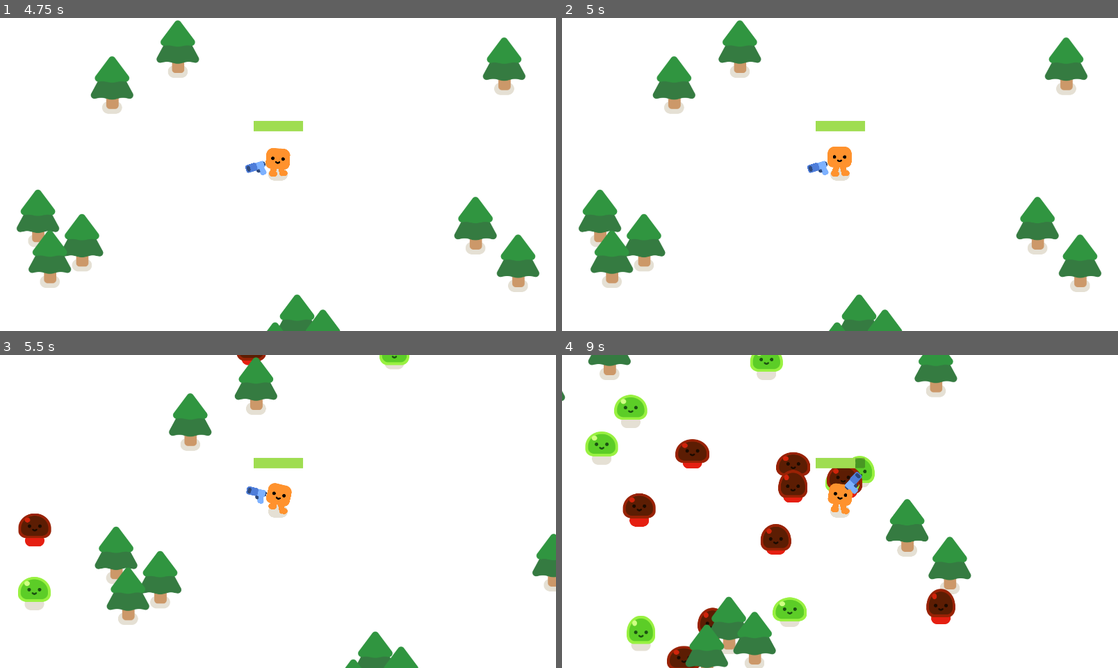
Above: before the commit, frames 1-4 (two rows, left to right).
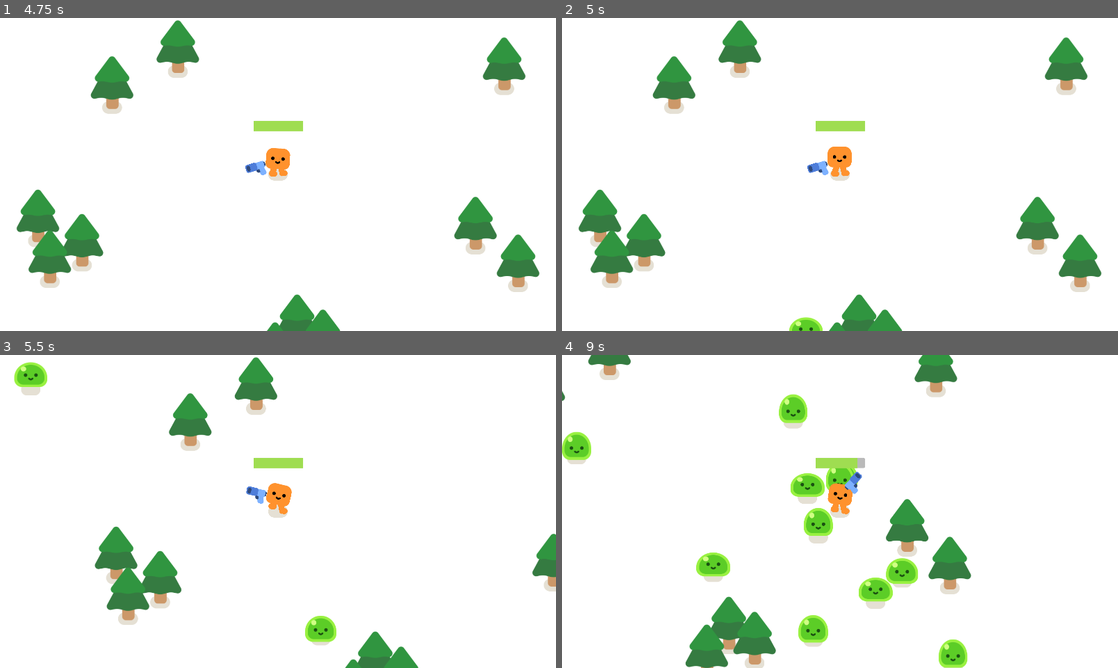
Above: after the commit, the same moments.

Repository: mid-at-coding/imgd-game
Game: Godot game, scene res://scenes/splash_screen.tscn
The game is run twice, just before and just after one commit, with the same random seed, the same clock (stepped at 60 frames per second) and the same inputs.
Inputs (mouse positions are in pixels of both pictures, inside the frame that each line leads up to):
- Up to frame 1 (4.75 s): move the mouse to (400, 158) at 0.52 s; hold D (move_right) 0.53-1.28 s; click (400, 158) at 0.67 s; tap Enter at 1.25, 2.75 s; move the mouse to (166, 190) at 1.27 s; hold S (move_down) 1.28-2.03 s; tap Space at 2 s; move the mouse to (333, 105) at 2.02 s; hold D (move_right) 2.03-2.78 s; move the mouse to (250, 237) at 2.77 s; hold W (move_up) 2.78-3.53 s; click (250, 237) at 2.92 s; move the mouse to (444, 221) at 3.52 s; hold A (move_left) 3.53-4.25 s; click "START" at 4.25 s
- Up to frame 2 (5 s): no input
- Up to frame 3 (5.5 s): move the mouse to (111, 464) at 5.02 s; hold A (move_left) from 5.03 s (still down)
- Up to frame 4 (9 s): move the mouse to (867, 511) at 5.77 s; release A (move_left) at 5.78 s; hold S (move_down) 5.78-6.53 s; click (867, 511) at 5.92 s; move the mouse to (756, 433) at 6.52 s; hold D (move_right) 6.53-7.28 s; move the mouse to (962, 495) at 7.27 s; hold W (move_up) 7.28-8.03 s; move the mouse to (728, 527) at 8.02 s; hold D (move_right) 8.03-8.78 s; click (728, 527) at 8.17 s; move the mouse to (895, 442) at 8.77 s; hold S (move_down) from 8.78 s (still down)

Frame 1 is identical in both runs. In frame 2, 0.2% of the frame differs, in the area x 40-47%, y 95-100%; in frame 3, 2.2%; in frame 4, 9.7%, in the area x 0-73%, y 0-100%.

Commit message:
feat: added 'creature' abstraction

Diff:
--- a/game/scenes/mob1.tscn
+++ b/game/scenes/mob.tscn
@@ -1,16 +1,17 @@
-[gd_scene format=3 uid="uid://d2m608gyssept"]
+[gd_scene format=3 uid="uid://4a4h5aa2xyig"]
 
-[ext_resource type="Script" uid="uid://ojg88pe48jk5" path="res://scripts/mob1.gd" id="1_brruw"]
-[ext_resource type="PackedScene" uid="uid://ogik4s70pgwl" path="res://scenes/slime.tscn" id="2_454e5"]
+[ext_resource type="Script" uid="uid://bdw2ybx4tgaa" path="res://scripts/creature.gd" id="1_bsing"]
+[ext_resource type="PackedScene" uid="uid://ogik4s70pgwl" path="res://scenes/slime.tscn" id="2_d4cuo"]
 
 [sub_resource type="CircleShape2D" id="CircleShape2D_ypitm"]
 radius = 67.0
 
 [node name="Mob" type="CharacterBody2D" unique_id=1758012314]
 collision_layer = 2
-script = ExtResource("1_brruw")
+script = ExtResource("1_bsing")
+target = 1
 
-[node name="Slime" parent="." unique_id=339565775 instance=ExtResource("2_454e5")]
+[node name="Sprite" parent="." unique_id=339565775 instance=ExtResource("2_d4cuo")]
 unique_name_in_owner = true
 
 [node name="CollisionShape2D" type="CollisionShape2D" parent="." unique_id=469449182]
--- a/game/scenes/mob2.tscn
+++ /dev/null
@@ -1,20 +0,0 @@
-[gd_scene format=3 uid="uid://c3j6os06ealx7"]
-
-[ext_resource type="Script" uid="uid://ojg88pe48jk5" path="res://scripts/mob1.gd" id="1_88j6c"]
-[ext_resource type="PackedScene" uid="uid://ogik4s70pgwl" path="res://scenes/slime.tscn" id="2_dwllq"]
-
-[sub_resource type="CircleShape2D" id="CircleShape2D_ypitm"]
-radius = 67.0
-
-[node name="Mob" type="CharacterBody2D" unique_id=1758012314]
-collision_layer = 2
-script = ExtResource("1_88j6c")
-
-[node name="Slime" parent="." unique_id=339565775 instance=ExtResource("2_dwllq")]
-unique_name_in_owner = true
-modulate = Color(0.99999994, 0.14000589, 0.08291272, 1)
-
-[node name="CollisionShape2D" type="CollisionShape2D" parent="." unique_id=469449182]
-position = Vector2(0, -28)
-shape = SubResource("CircleShape2D_ypitm")
-debug_color = Color(0.701961, 0.282353, 0.352941, 0.419608)
--- /dev/null
+++ b/game/scripts/creature.gd
@@ -0,0 +1,71 @@
+# This class is responsible for managing a creature with stats, which involves
+# - Moving
+# - Taking damage and dying
+# - Playing animations
+#   - Idle when velocity == 0
+#   - Walking when velocity > 0
+#   - Hurt when hit
+# Parameters:
+#   Target: Enum to select how the creature should move
+#     INPUT  - Move based on input
+#     FOLLOW - Move directly towards the player
+#   Speed: Maximum speed, in u/s
+#   Health: Maxiumum health
+# Tree:
+# [creature] : Creature
+# |_ Sprite : Implements play_walk, play_idle, play_hurt, and die
+# (if target == FOLLOW)
+# root
+# |_ Game
+# |  |_ Player
+# ...
+# TODO: Add attacking and damage parameter
+# TODO: Parameterize hurtbox and sprite name
+class_name Creature extends CharacterBody2D
+
+enum TargetMode { INPUT, FOLLOW }
+@export var target : TargetMode
+@export var speed = 200
+@export var health = 3
+#@onready var hurtbox = get_node("Hurtbox")
+@onready var sprite = get_node("Sprite")
+@onready var player = get_node("/root/Game/Player")
+
+# Construct a creature with certain parameters
+func with_parameters(target : TargetMode, speed : int, health : int) -> Creature:
+	self.target = target
+	self.speed = speed
+	self.health = health
+	return self
+
+# Return the direction that the character should move towards based on TargetMode
+func _get_direction_vector() -> Vector2:
+	if target == TargetMode.INPUT :
+		return Input.get_vector("move_left", "move_right", "move_up", "move_down")
+	elif target == TargetMode.FOLLOW:
+		return global_position.direction_to(player.global_position)
+	return Vector2(0,0)
+
+# Play the creature's idle animation initially
+func _ready() -> void:
+	sprite.play_idle()
+
+# Move and play the appropriate animation
+func _physics_process(delta: float) -> void:
+	var direction = _get_direction_vector()
+	if (direction.length() > 0):
+		sprite.play_walk()
+	else:
+		sprite.play_idle()
+	velocity = direction * speed
+	move_and_slide()
+
+# Take damage when hit
+func take_damage():
+	sprite.play_hurt()
+	health -= 1
+	if health == 0:
+		# TODO: Maybe we should wait around before queue_free()ing? Perhaps
+		# listen for a signal?
+		sprite.die()
+		queue_free()
--- a/game/scripts/mob1.gd
+++ /dev/null
@@ -1,40 +0,0 @@
-# This script is responsible for moving and damaging a mob
-# Parameters: None
-# Tree:
-# root
-# |_ Game
-# |  |_ Player : Node2D
-# ...
-# |_ [mob1] : CharacterBody2D
-#    |_ %Slime : slime
-# TODO: Parameterize speed, health, i.e. stats
-# TODO: Parameterize mob
-# TODO: Should the chase behaviour live here?
-extends CharacterBody2D
-
-var speed = randf_range(200, 300)
-var health = 3
-
-@onready var player = get_node("/root/Game/Player")
-
-# Play initial animation
-func _ready():
-	%Slime.play_walk()
-
-# Move towards player
-func _physics_process(_delta):
-	var direction = global_position.direction_to(player.global_position)
-	velocity = direction * speed
-	move_and_slide()
-
-
-func take_damage():
-	%Slime.play_hurt()
-	health -= 1
-
-	if health == 0:
-		var smoke_scene = preload("res://scenes/smoke_explosion.tscn")
-		var smoke = smoke_scene.instantiate()
-		get_parent().add_child(smoke)
-		smoke.global_position = global_position
-		queue_free()
--- a/game/scripts/mob2.gd
+++ /dev/null
@@ -1,28 +0,0 @@
-extends CharacterBody2D
-
-var speed = randf_range(200, 300)
-var health = 3
-
-@onready var player = get_node("/root/Game/Player")
-
-
-func _ready():
-	%Slime.play_walk()
-
-
-func _physics_process(_delta):
-	var direction = global_position.direction_to(player.global_position)
-	velocity = direction * speed
-	move_and_slide()
-
-
-func take_damage():
-	%Slime.play_hurt()
-	health -= 1
-
-	if health == 0:
-		var smoke_scene = preload("res://scenes/smoke_explosion.tscn")
-		var smoke = smoke_scene.instantiate()
-		get_parent().add_child(smoke)
-		smoke.global_position = global_position
-		queue_free()
--- a/game/scripts/slime.gd
+++ b/game/scripts/slime.gd
@@ -8,9 +8,22 @@
 
 # Play movement animation
 func play_walk():
-	%AnimationPlayer.play("walk")
+	if %AnimationPlayer.current_animation == "hurt":
+		%AnimationPlayer.queue("walk")
+	else:
+		%AnimationPlayer.play("walk")
 
 # Play hurt animation, and then go back to playing movement animation
 func play_hurt():
 	%AnimationPlayer.play("hurt")
 	%AnimationPlayer.queue("walk")
+
+func play_idle():
+	play_walk()
+
+func die():
+	var smoke_scene = preload("res://scenes/smoke_explosion.tscn")
+	var smoke = smoke_scene.instantiate()
+	get_parent().get_parent().add_child(smoke)
+	smoke.global_position = global_position
+	queue_free()
--- a/game/scripts/survivors_game_game.gd
+++ b/game/scripts/survivors_game_game.gd
@@ -8,23 +8,17 @@
 # |_ %GameOver : CanvasLayer
 extends Node2D
 
-func spawn_mob1():
+# Creates a mob
+func spawn_mob():
 	%PathFollow2D.progress_ratio = randf()
-	var new_mob = preload("res://scenes/mob1.tscn").instantiate()
+	var new_mob = preload("res://scenes/mob.tscn").instantiate()
 	new_mob.global_position = %PathFollow2D.global_position
+	new_mob.speed = randf_range(200,300)
+	new_mob.health = randi_range(1, 5)
 	add_child(new_mob)
 
-func spawn_mob2():
-	%PathFollow2D.progress_ratio = randf()
-	var new_mob = preload("res://scenes/mob2.tscn").instantiate()
-	new_mob.global_position = %PathFollow2D.global_position
-	add_child(new_mob)
-
-
 func _on_timer_timeout():
-	spawn_mob1()
-	spawn_mob2()
-
+	spawn_mob()
 
 func _on_player_health_depleted():
 	%GameOver.show()
Not shown, added: game/scripts/creature.gd.uid
Not shown, removed: game/scripts/mob1.gd.uid
Not shown, removed: game/scripts/mob2.gd.uid
